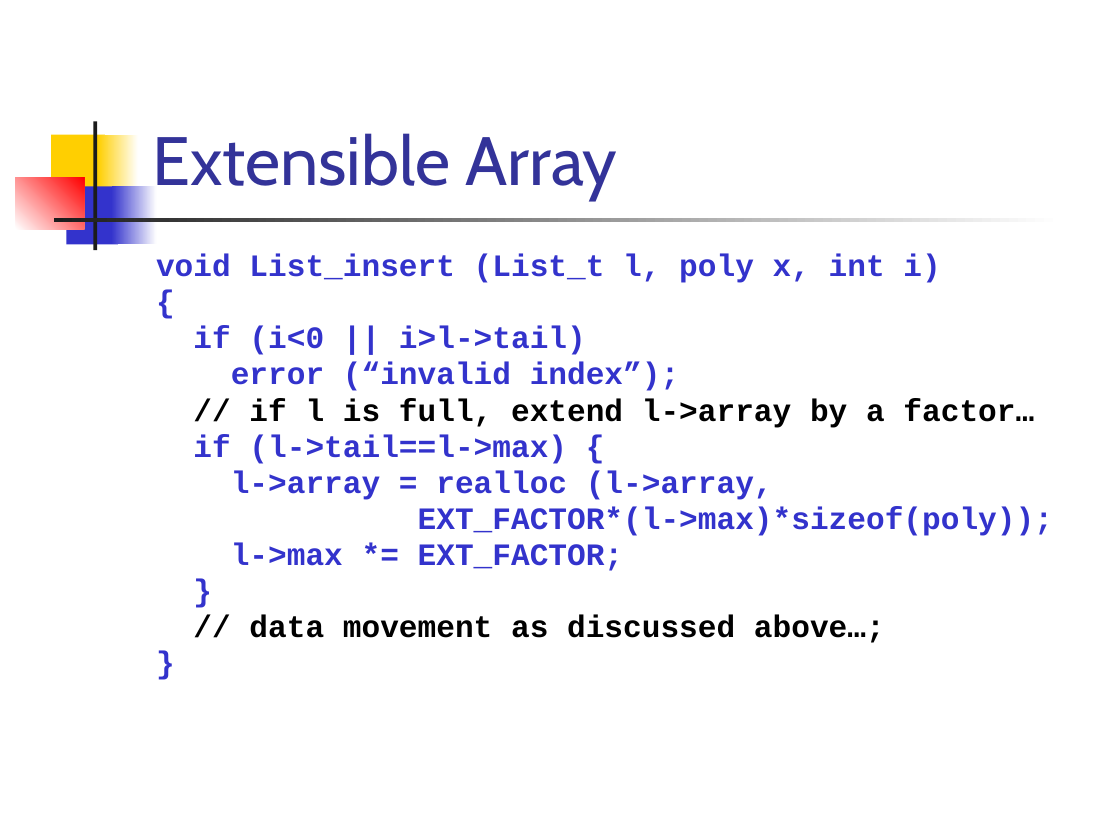
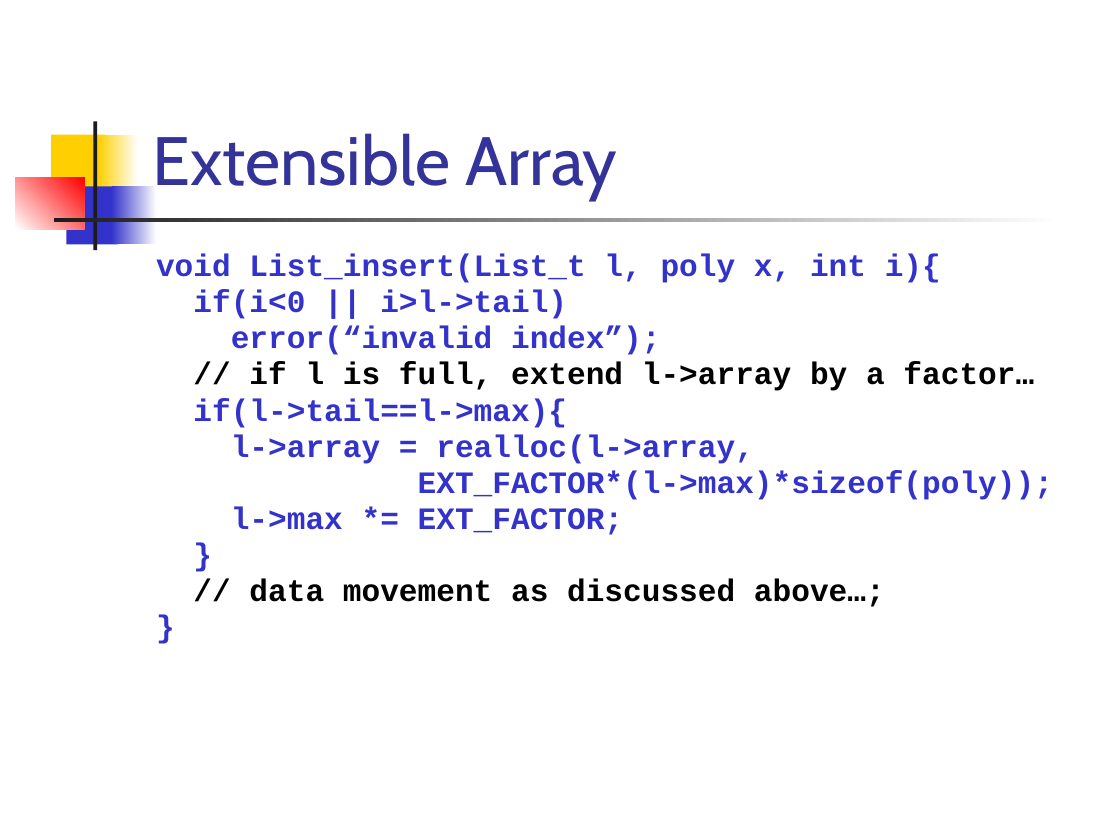
Before and after one commit to csslab-ustc/csslab-ustc.github.io, a slide deck: slide 27 of courses/sysprog/slides/lec11-extArray.pptx. Drawn at 1120x840 pixels with LibreOffice and Linux fonts; fonts in the diff are those of the drawing. Boxes give left, top, right and bottom in pixels: in the first picture for what was removed or moved away, otherwise in the second. Text is boxed around its words. In the diff, an @@ line names an element or a change of style, - is before the commit and + after.

```diff
--- a/courses/sysprog/slides/lec11-extArray.pptx
+++ b/courses/sysprog/slides/lec11-extArray.pptx
@@ text at (x1=156, y1=254, x2=941, y2=355): text changed @@
-void List_insert (List_t l, poly x, int i)
-{
-if (i<0 || i>l->tail)
-error (“invalid index”);
+void List_insert(List_t l, poly x, int i){
+if(i<0 || i>l->tail)
+error(“invalid index”);
@@ text at (x1=193, y1=398, x2=754, y2=464): spaces changed @@
-if (l->tail==l->max) {
-l->array = realloc (l->array,
+if(l->tail==l->max){
+l->array = realloc(l->array,
```
Also in this commit, not shown: 23 other slides changed, 27 other files.
